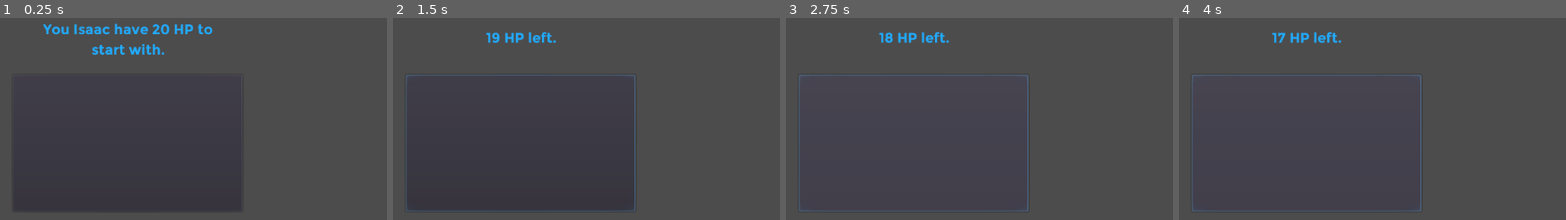
Above: before the commit, frames 1-4 (left to right).
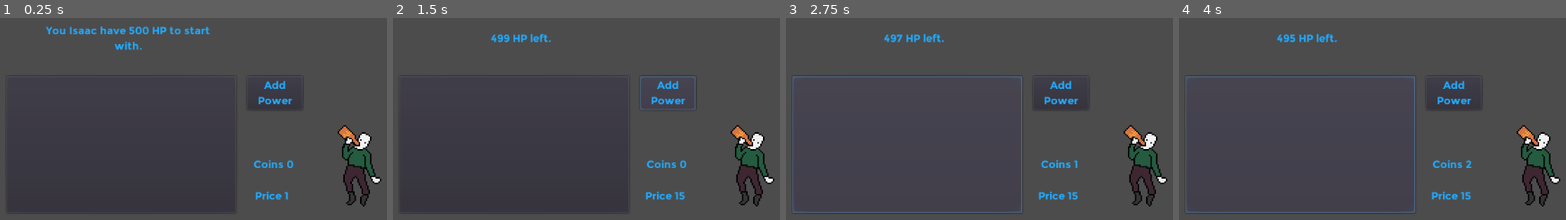
Above: after the commit, the same moments.

Repository: f24816/roguelike
Game: Godot game, scene res://Node2D.tscn
Same seed, same stepped clock (60 frames per second), same inputs: the game is played once before the commit and once after it.
Inputs (mouse positions are in pixels of both pictures, inside the frame that each line leads up to; where the layout moved, square brackets give the same spot in the first picture):
- Up to frame 1 (0.25 s): no input
- Up to frame 2 (1.5 s): click (512, 145) [520, 143] at 0.5 s; click (667, 92) at 1.27 s
- Up to frame 3 (2.75 s): click (905, 145) [913, 143] at 2 s
- Up to frame 4 (4 s): click (1453, 92) at 2.77 s; click (1298, 145) [1306, 143] at 3.5 s

The runs differ from the first frame. In frame 1, 4.9% of the frame differs, in the area x 11-99%, y 2-94%; in frame 2, 4.9%; in frame 3, 5.3%; in frame 4, 5.3%, in the area x 1-99%, y 6-97%.

Commit message:
made button

Diff:
--- /dev/null
+++ b/Betiv.tscn
@@ -0,0 +1,8 @@
+[gd_scene load_steps=2 format=2]
+
+[ext_resource path="res://sprites/betiv.png" type="Texture" id=1]
+
+[node name="Sprite" type="Sprite"]
+position = Vector2( 865.565, 348.998 )
+scale = Vector2( 2, 2 )
+texture = ExtResource( 1 )
--- a/Node2D.gd
+++ b/Node2D.gd
@@ -1,16 +1,31 @@
 extends Node2D
 
-var hp = 20
+var hp = 500
 var player_name = "Isaac"
+var power = 1
+var coins = 0
+var price = 1
 
 func _ready():
 	$Label.text = ("You %s have %d HP to start with." % [player_name, hp])
+
 func _on_Button_pressed():
 	if hp > 0:
-		hp -= 1
+		hp -= power
+		coins += 1
 	if(hp <= 0):
 		$Label.text = ("You Died")
 	else:
 		$Label.text = ("%d HP left." % [hp])
+
+func _on_addpower_pressed():
+	if coins >= price:
+		power += 1
+		coins -= price
+		price += (power+5)*2
+
 func _process(delta):
-	pass
+#	$Coins.text = str(coins)
+#	$Price.text = str(price)
+	$Price.text = ("Price %d" % [price])
+	$Coins.text = ("Coins %d" % [coins])
--- a/Node2D.tscn
+++ b/Node2D.tscn
@@ -1,10 +1,11 @@
-[gd_scene load_steps=4 format=2]
+[gd_scene load_steps=5 format=2]
 
 [ext_resource path="res://Node2D.gd" type="Script" id=1]
 [ext_resource path="res://Montserrat-Bold.ttf" type="DynamicFontData" id=2]
+[ext_resource path="res://Betiv.tscn" type="PackedScene" id=3]
 
 [sub_resource type="DynamicFont" id=1]
-size = 20
+size = 15
 font_data = ExtResource( 2 )
 
 [node name="Node2D" type="Node2D"]
@@ -24,12 +25,69 @@
 "_edit_use_anchors_": false
 }
 
-[node name="Button" type="Button" parent="."]
-margin_left = 372.758
-margin_top = 220.758
-margin_right = 699.758
-margin_bottom = 415.758
+[node name="Price" type="Label" parent="."]
+margin_left = 710.26
+margin_top = 373.494
+margin_right = 775.26
+margin_bottom = 414.494
+custom_fonts/font = SubResource( 1 )
+custom_colors/font_color = Color( 0.133333, 0.67451, 1, 1 )
+text = "Price"
+align = 1
+valign = 1
+autowrap = true
 __meta__ = {
 "_edit_use_anchors_": false
 }
+
+[node name="Coins" type="Label" parent="."]
+margin_left = 711.52
+margin_top = 328.137
+margin_right = 776.52
+margin_bottom = 369.137
+custom_fonts/font = SubResource( 1 )
+custom_colors/font_color = Color( 0.133333, 0.67451, 1, 1 )
+text = "Coins"
+align = 1
+valign = 1
+autowrap = true
+__meta__ = {
+"_edit_use_anchors_": false
+}
+
+[node name="Button" type="Button" parent="."]
+margin_left = 363.939
+margin_top = 223.278
+margin_right = 690.939
+margin_bottom = 418.278
+__meta__ = {
+"_edit_use_anchors_": false
+}
+
+[node name="addpower" type="Button" parent="."]
+margin_left = 707.0
+margin_top = 223.0
+margin_right = 786.0
+margin_bottom = 271.0
+__meta__ = {
+"_edit_use_anchors_": false
+}
+
+[node name="Power" type="Label" parent="."]
+margin_left = 714.04
+margin_top = 226.083
+margin_right = 779.04
+margin_bottom = 267.083
+custom_fonts/font = SubResource( 1 )
+custom_colors/font_color = Color( 0.133333, 0.67451, 1, 1 )
+text = "Add Power"
+align = 1
+valign = 1
+autowrap = true
+__meta__ = {
+"_edit_use_anchors_": false
+}
+
+[node name="Sprite" parent="." instance=ExtResource( 3 )]
 [connection signal="pressed" from="Button" to="." method="_on_Button_pressed"]
+[connection signal="pressed" from="addpower" to="." method="_on_addpower_pressed"]
Binary file added: sprites/betiv.png
Not shown, added: sprites/betiv.png.import
